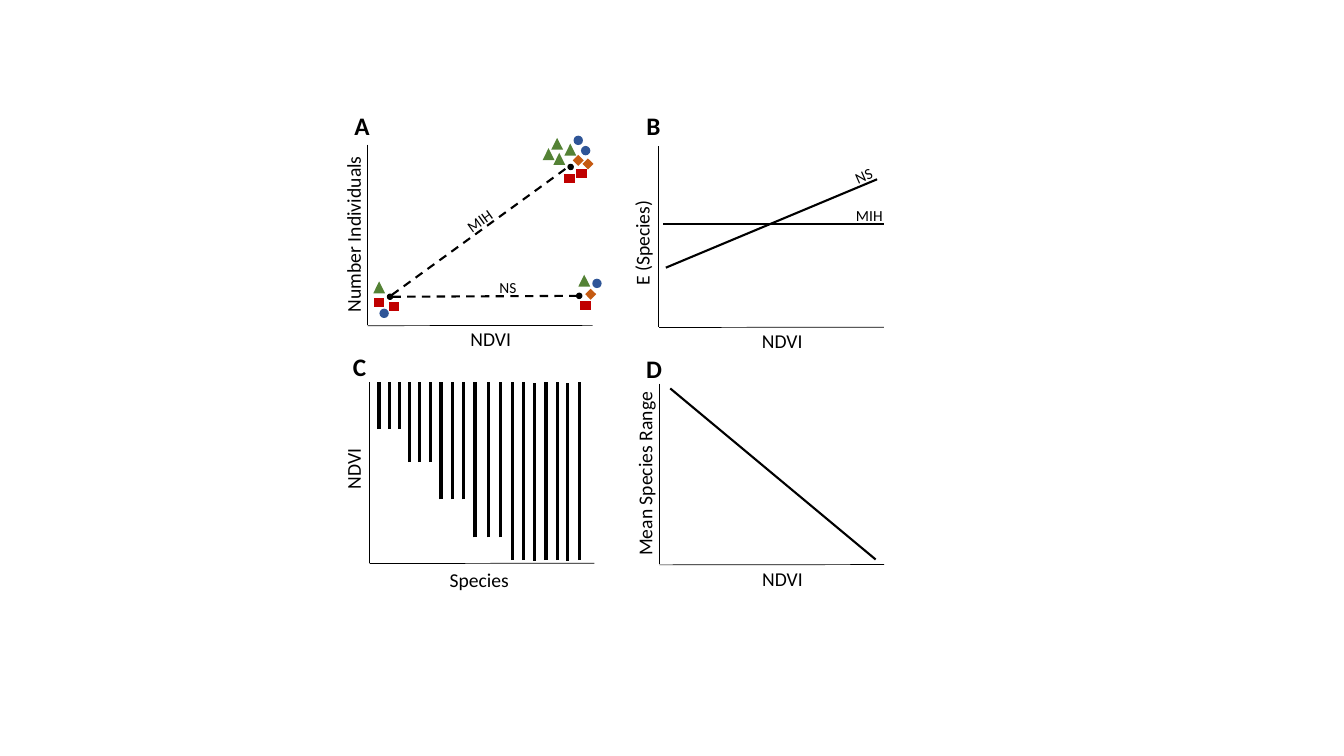
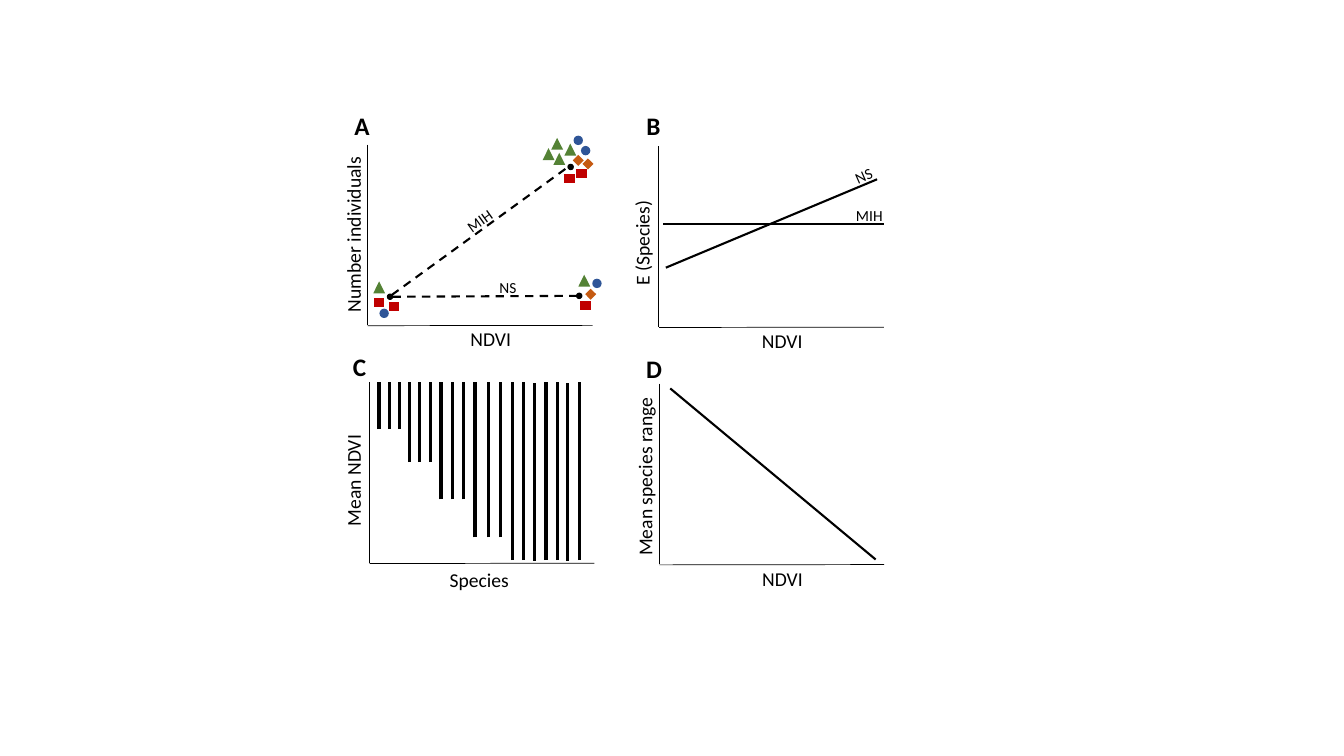
Before and after one commit to gdicecco/mih-vegetation, a slide deck: slide 2 of Figures/mih_paper_figures.pptx. Drawn at 1344x756 pixels with LibreOffice and Linux fonts; fonts in the diff are those of the drawing. Boxes give left, top, right and bottom in pixels: in the first picture for what was removed or moved away, otherwise in the second. Text is boxed around its words. In the diff, an @@ line names an element or a change of style, - is before the commit and + after.

```diff
--- a/Figures/mih_paper_figures.pptx
+++ b/Figures/mih_paper_figures.pptx
@@ text at [342, 166, 366, 311]: text changed @@
-Number Individuals
+Number individuals
@@ text at [634, 402, 658, 554]: text changed @@
-Mean Species Range
+Mean species range
@@ text at [342, 440, 366, 525]: text changed @@
-NDVI
+Mean NDVI
```
Also in this commit, not shown: 1 slide added, 1 slide removed, 4 other files.
